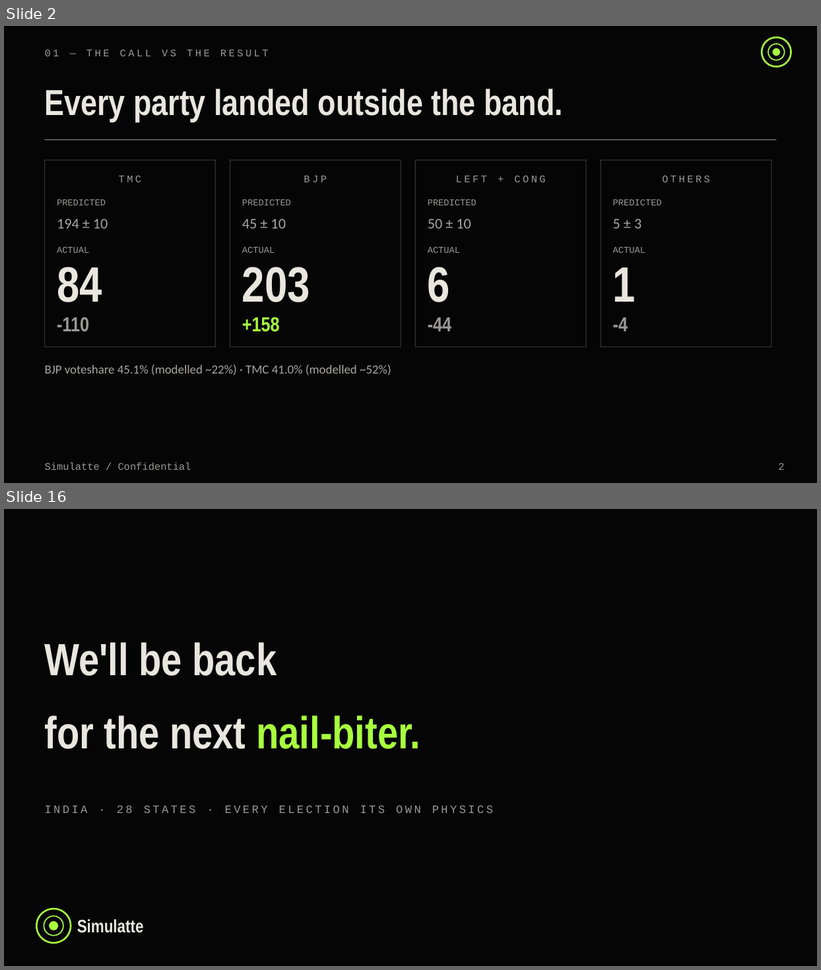
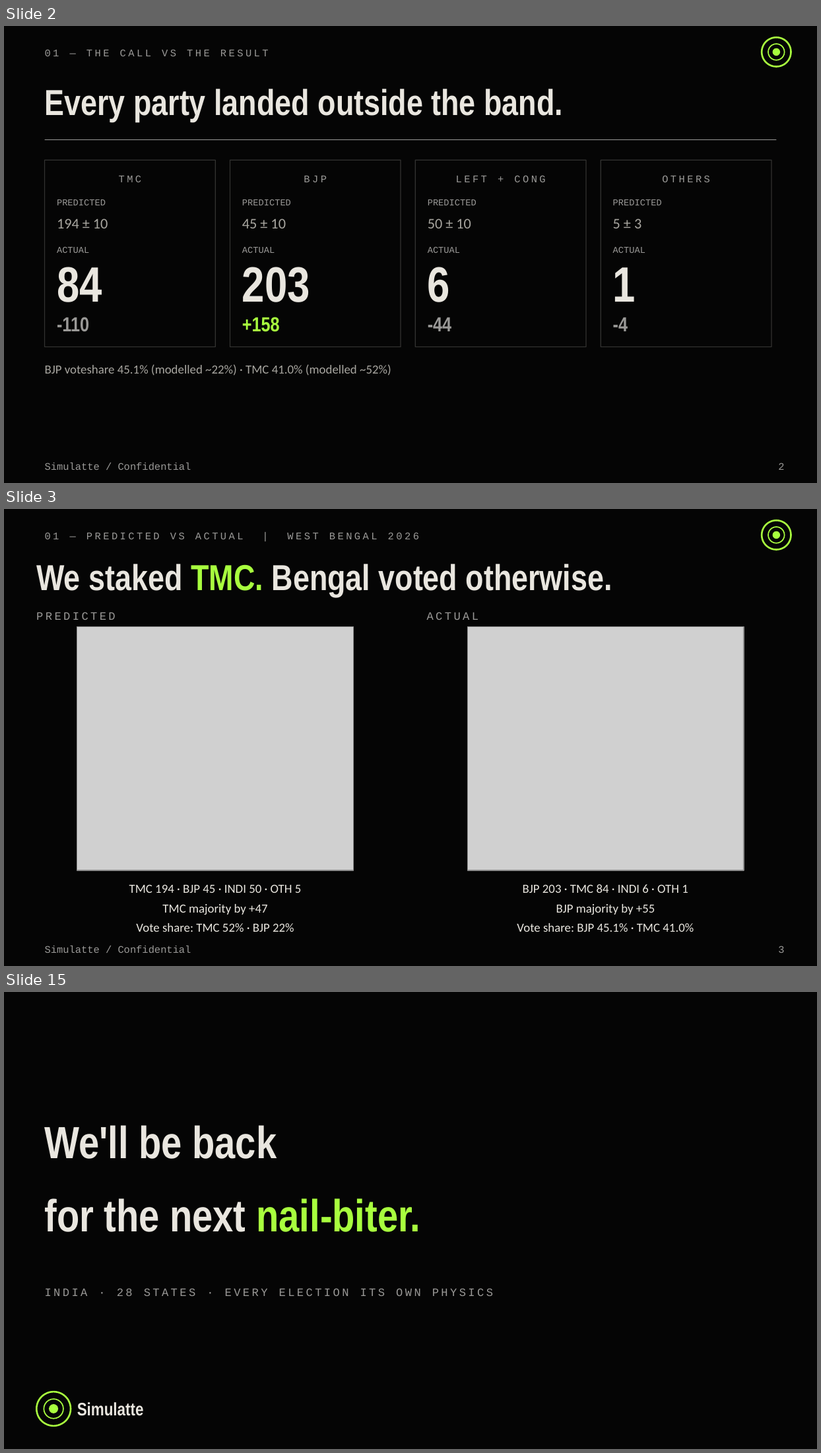
Before and after one commit to Iqbalahmed7/simulatte-popscale, a slide deck: engineering/wb_2026_postmortem_deck.pptx. Shown one above the other, each under a label of ours: slides 2 and 16 before the commit, slides 2, 3 and 15 after it; the slides between them are not shown. The pictures are 821x970 and 821x1453 pixels, drawn with LibreOffice and Linux fonts; fonts in the diff are those of the drawing; grey boxes stand for pictures. Boxes give left, top, right and bottom in pixels: in the first picture for what was removed or moved away, otherwise in the second. Text is boxed around its words. In the diff, an @@ line names an element or a change of style, - is before the commit and + after.

```diff
--- a/engineering/wb_2026_postmortem_deck.pptx
+++ b/engineering/wb_2026_postmortem_deck.pptx
@@ slide 3 added at (x1=4, y1=509, x2=817, y2=966), background #050505 @@
@@ ellipse added at (x1=762, y1=520, x2=791, y2=550), fill #050505, outline #A8FF3E 1.5 pt @@
@@ ellipse added at (x1=768, y1=527, x2=785, y2=543), fill #050505, outline #A8FF3E 1 pt @@
@@ text added at (x1=45, y1=532, x2=419, y2=539), 9 pt, text #9A9997 @@
+01 — PREDICTED VS ACTUAL | WEST BENGAL 2026
@@ ellipse added at (x1=773, y1=531, x2=780, y2=538), fill #A8FF3E, outline #A8FF3E 1 pt @@
@@ text added at (x1=36, y1=564, x2=613, y2=597), 32 pt, text #E9E6DF, bold @@
+We staked TMC. Bengal voted otherwise.
@@ text added at (x1=36, y1=612, x2=116, y2=620), 10 pt, text #9A9997 @@
+PREDICTED
@@ picture added at (x1=77, y1=627, x2=354, y2=871) @@
@@ text added at (x1=427, y1=612, x2=479, y2=620), 10 pt, text #9A9997 @@
+ACTUAL
@@ picture added at (x1=467, y1=627, x2=744, y2=871) @@
@@ text added at (x1=523, y1=885, x2=688, y2=893), 11 pt, text #E9E6DF @@
+BJP 203 · TMC 84 · INDI 6 · OTH 1
@@ text added at (x1=129, y1=885, x2=302, y2=893), 11 pt, text #E9E6DF @@
+TMC 194 · BJP 45 · INDI 50 · OTH 5
@@ text added at (x1=162, y1=904, x2=267, y2=916), 11 pt, text #E9E6DF @@
+TMC majority by +47
@@ text added at (x1=556, y1=904, x2=655, y2=915), 11 pt, text #E9E6DF @@
+BJP majority by +55
@@ text added at (x1=136, y1=923, x2=294, y2=932), 11 pt, text #E9E6DF @@
+Vote share: TMC 52% · BJP 22%
@@ text added at (x1=517, y1=923, x2=694, y2=932), 11 pt, text #E9E6DF @@
+Vote share: BJP 45.1% · TMC 41.0%
@@ text added at (x1=45, y1=946, x2=191, y2=953), 9 pt, text #9A9997 @@
+Simulatte / Confidential
@@ text added at (x1=778, y1=947, x2=784, y2=953), 9 pt, text #9A9997 @@
+3
@@ what was slide 16 is now slide 15 @@
```
Also in this commit, not shown: 11 slides changed, 2 slides removed, 18 other files.
